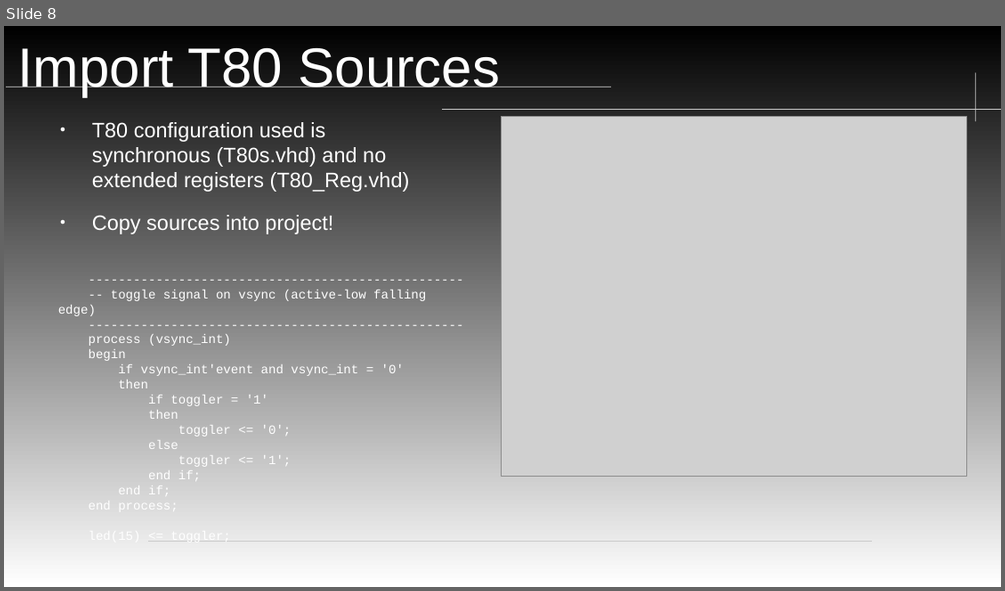
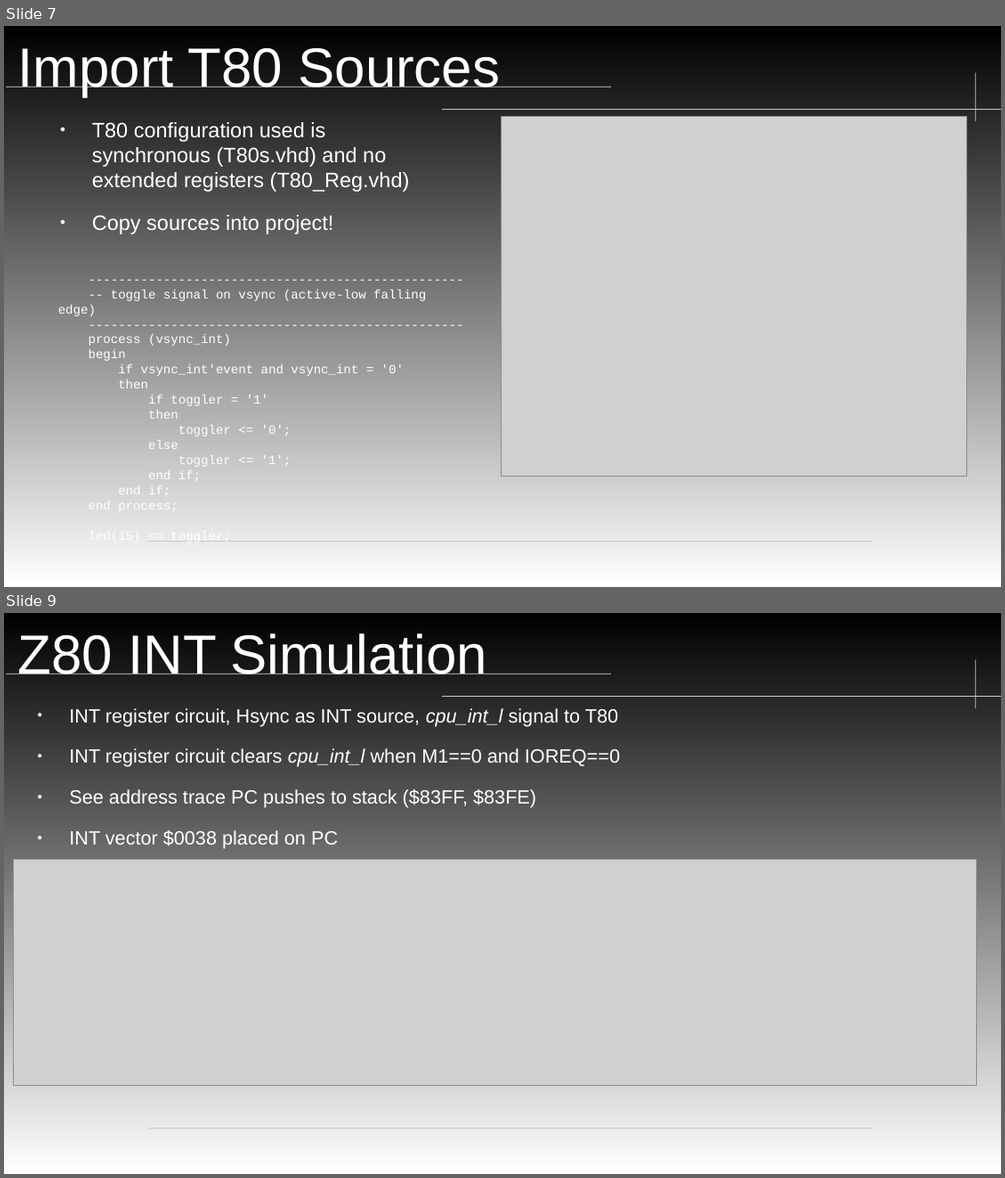
Before and after one commit to neiderm/retro_comp_fpga, a slide deck: docs/soc_t80_cpu_IRQ.odp. Shown one above the other, each under a label of ours: slide 8 before the commit, slides 7 and 9 after it; the slides between them are not shown. The pictures are 1005x591 and 1005x1178 pixels, drawn with LibreOffice and Linux fonts; fonts in the diff are those of the drawing; grey boxes stand for pictures; background and template pictures are left out. Boxes give left, top, right and bottom in pixels: in the first picture for what was removed or moved away, otherwise in the second. Text is boxed around its words. In the diff, an @@ line names an element or a change of style, - is before the commit and + after.

```diff
--- a/docs/soc_t80_cpu_IRQ.odp
+++ b/docs/soc_t80_cpu_IRQ.odp
@@ slide 9 added at (4, 613, 1001, 1174), background gradient #FFFFFF to #000000; not listed: 4 template elements that a slide beside it also shows @@
@@ title added at (18, 633, 487, 674), 43.8 pt, text #FFFFFF @@
+Z80 INT Simulation
@@ text added at (69, 708, 620, 849), 15.3 pt, text #FFFFFF @@
+● INT register circuit, Hsync as INT source, cpu_int_l signal to T80
+● INT register circuit clears cpu_int_l when M1==0 and IOREQ==0
+● See address trace PC pushes to stack ($83FF, $83FE)
+● INT vector $0038 placed on PC
@@ picture added at (14, 859, 978, 1086) @@
@@ what was slide 8 is now slide 7 @@
```
Also in this commit, not shown: 3 other slides added, 1 slide removed.
